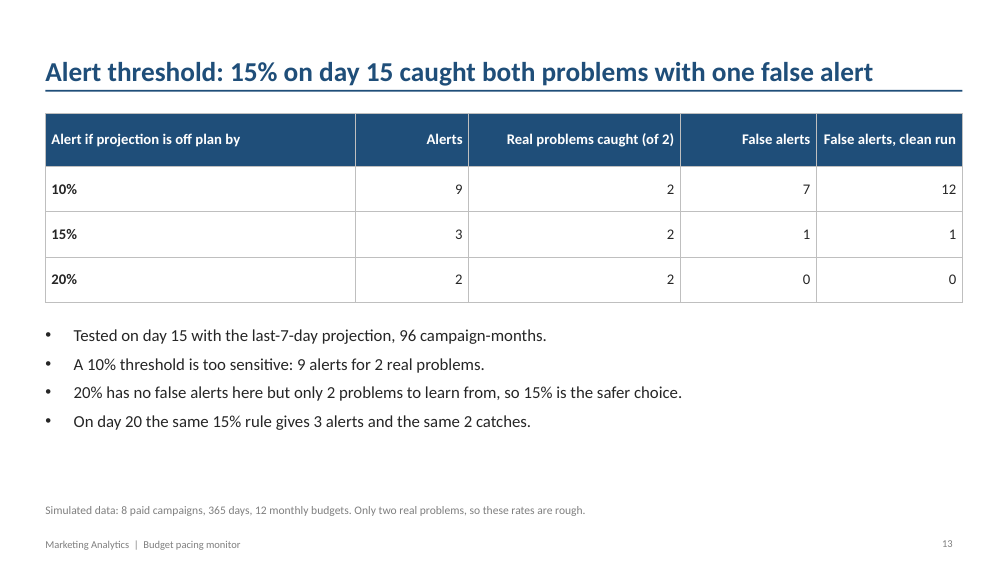
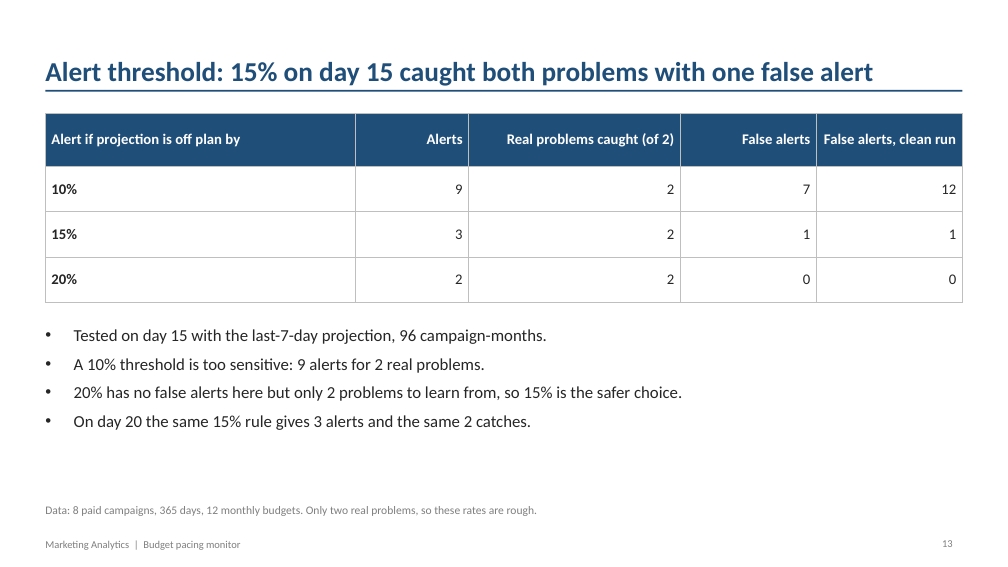
Before and after one commit to fanisridhar/sridhareguram.github.io, a slide deck: slide 13 of new-projects/Campaign_Budget_Pacing_Report.pptx. Drawn at 1008x567 pixels with LibreOffice and Linux fonts; fonts in the diff are those of the drawing. Boxes give left, top, right and bottom in pixels: in the first picture for what was removed or moved away, otherwise in the second. Text is boxed around its words. In the diff, an @@ line names an element or a change of style, - is before the commit and + after.

```diff
--- a/new-projects/Campaign_Budget_Pacing_Report.pptx
+++ b/new-projects/Campaign_Budget_Pacing_Report.pptx
@@ text at [45,506,537,516]: text changed @@
-Simulated data: 8 paid campaigns, 365 days, 12 monthly budgets. Only two real problems, so these rates are rough.
+Data: 8 paid campaigns, 365 days, 12 monthly budgets. Only two real problems, so these rates are rough.
```
Also in this commit, not shown: 6 other slides changed, 1 other file.
